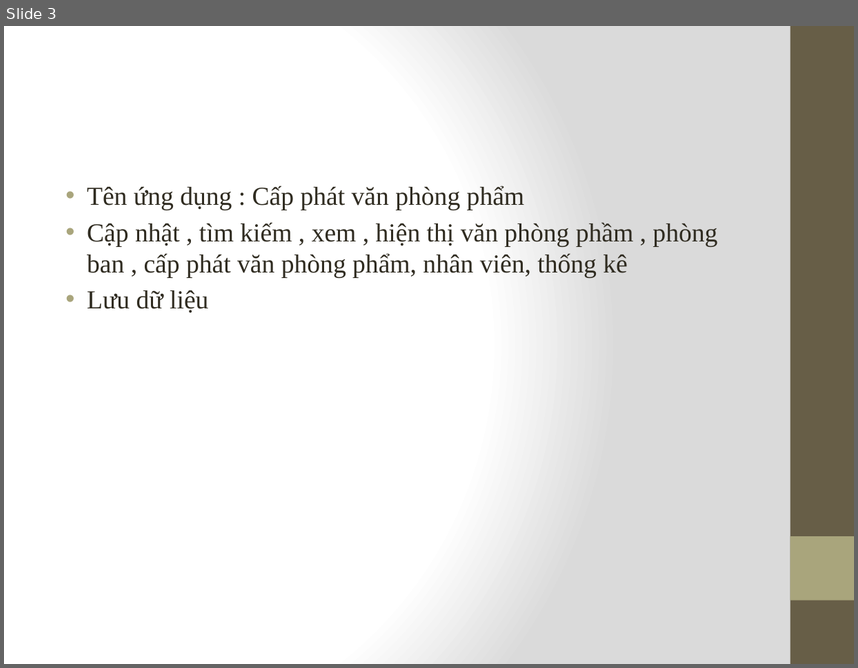
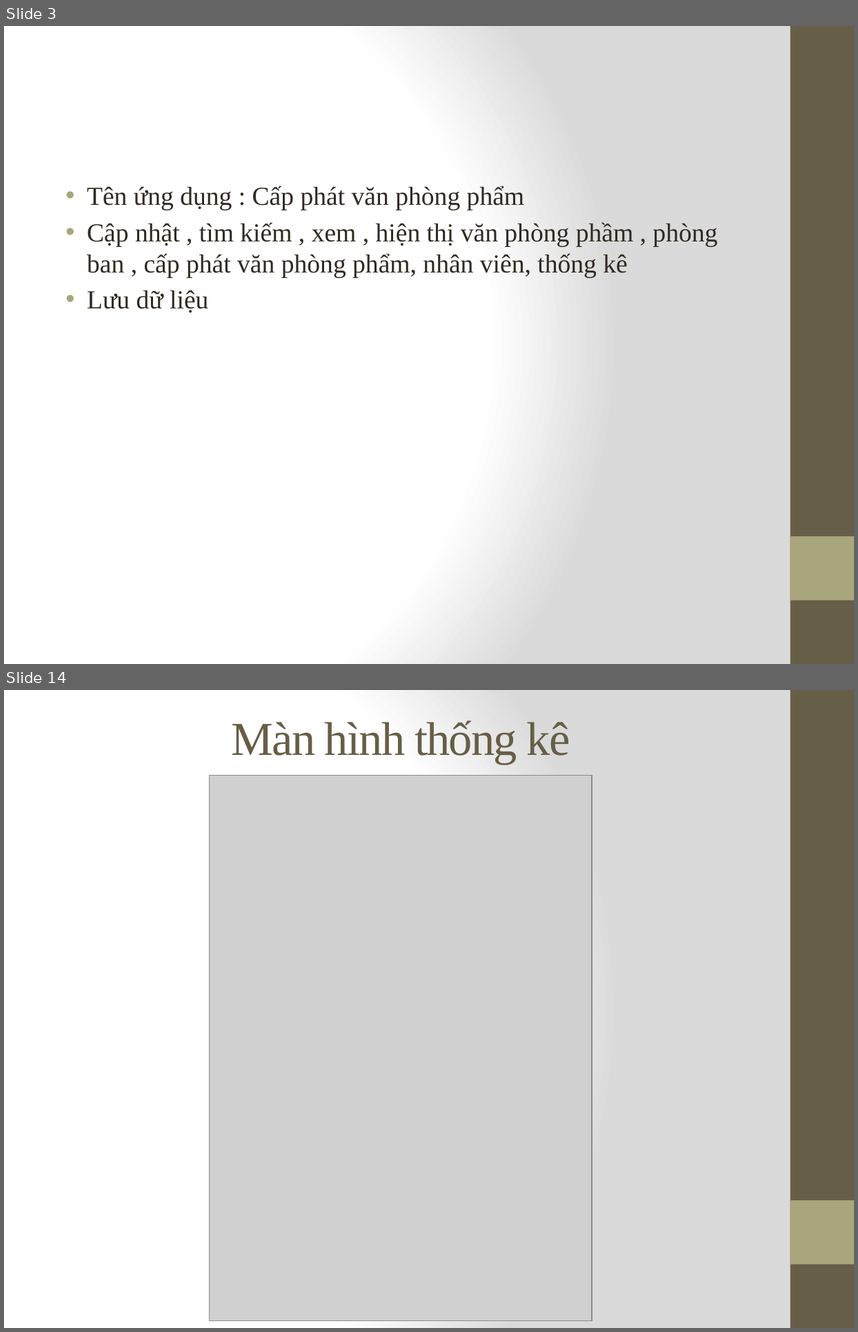
Before and after one commit to thien414/DD2, a slide deck: Baocao.pptx. Shown one above the other, each under a label of ours: slide 3 before the commit, slides 3 and 14 after it; the slides between them are not shown. The pictures are 858x668 and 858x1332 pixels, drawn with LibreOffice and Linux fonts; fonts in the diff are those of the drawing; grey boxes stand for pictures. Boxes give left, top, right and bottom in pixels: in the first picture for what was removed or moved away, otherwise in the second. Text is boxed around its words. In the diff, an @@ line names an element or a change of style, - is before the commit and + after.

```diff
--- a/Baocao.pptx
+++ b/Baocao.pptx
@@ slide 14 added at (4,690,854,1328), background gradient #FFFFFF to #DADADA; not listed: 2 template elements that a slide beside it also shows @@
@@ title added at (231,720,570,764), 40 pt, text #675E47 @@
+Màn hình thống kê
@@ picture added at (210,775,593,1321) @@
```
Also in this commit, not shown: 1 slide changed, 11 other slides added, 11 slides removed.
